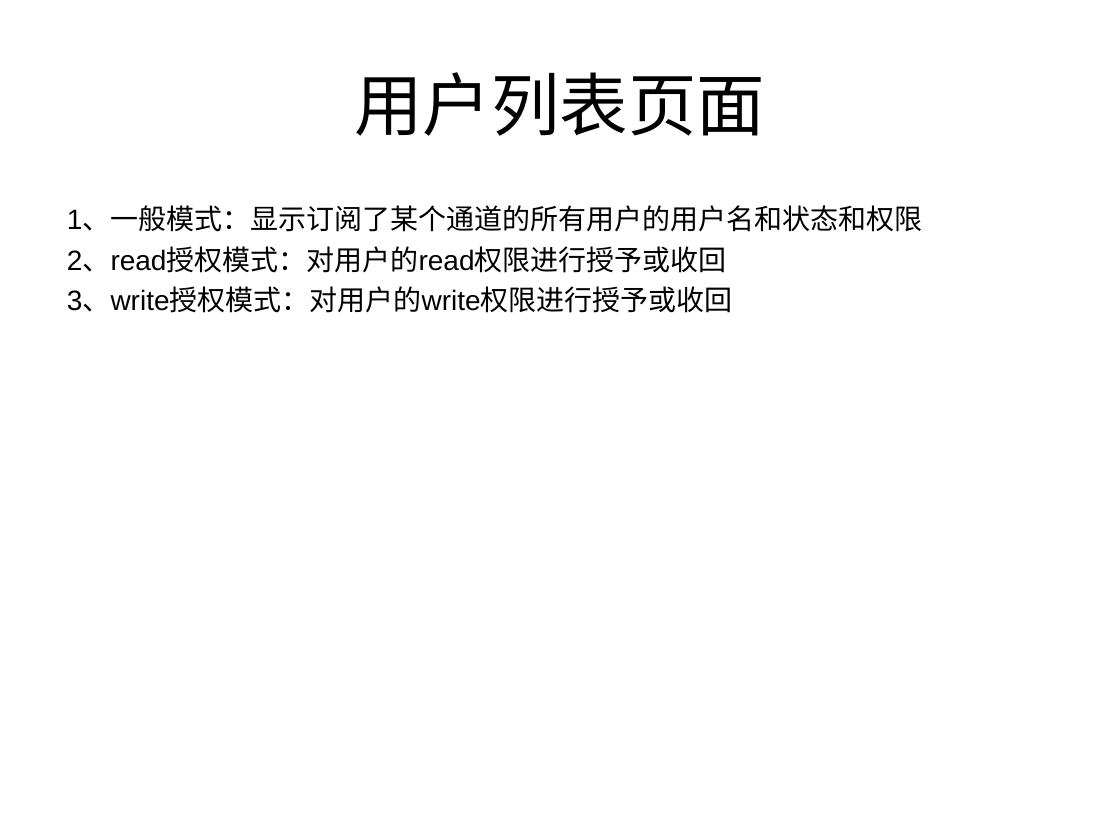
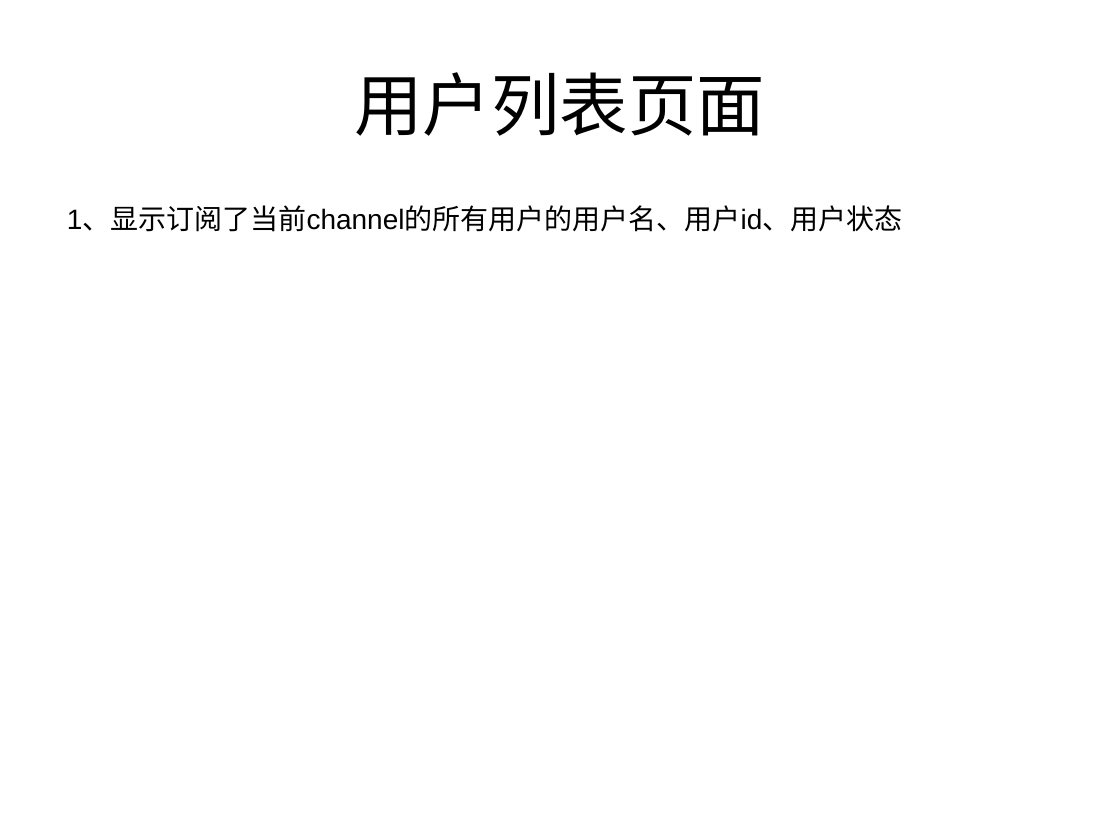
Before and after one commit to leizhiheng/PubNubTutorialDemo, a slide deck: slide 7 of PubNub Demo 模型描述.ppt. Drawn at 1120x840 pixels with LibreOffice and Linux fonts; fonts in the diff are those of the drawing. Boxes give left, top, right and bottom in pixels: in the first picture for what was removed or moved away, otherwise in the second. Text is boxed around its words. In the diff, an @@ line names an element or a change of style, - is before the commit and + after.

```diff
--- a/PubNub Demo 模型描述.ppt
+++ b/PubNub Demo 模型描述.ppt
@@ text at (67, 207, 902, 232): text changed @@
-1、一般模式：显示订阅了某个通道的所有用户的用户名和状态和权限
-2、read授权模式：对用户的read权限进行授予或收回
-3、write授权模式：对用户的write权限进行授予或收回
+1、显示订阅了当前channel的所有用户的用户名、用户id、用户状态
```
Also in this commit, not shown: 5 other slides changed, 4 other files.
